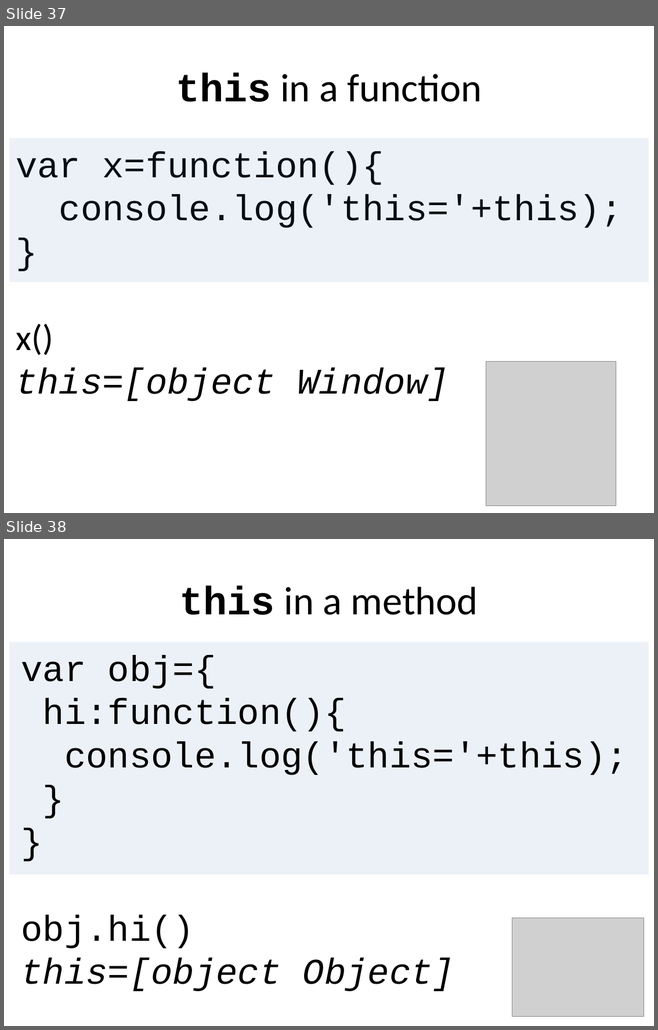
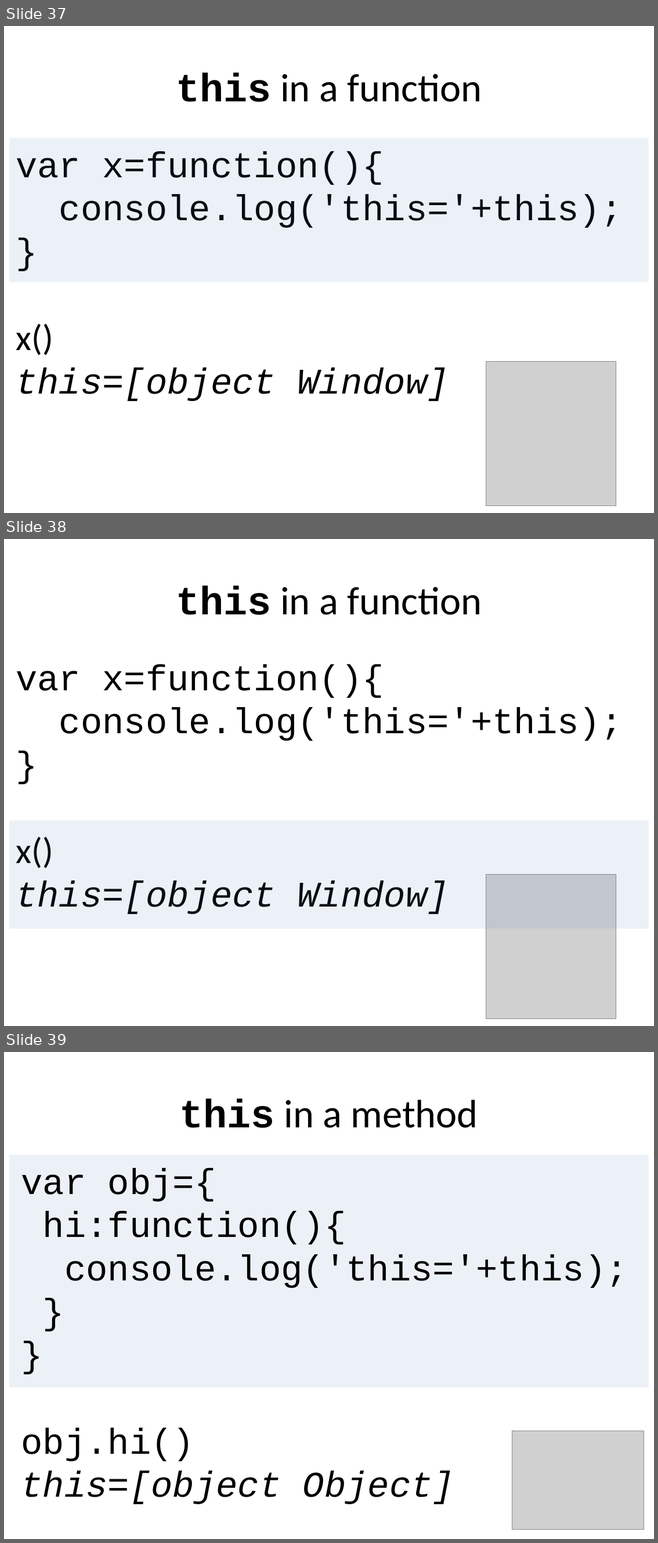
Before and after one commit to benralexander/lv, a slide deck: myD3_latest_c.ppt. Shown one above the other, each under a label of ours: slides 37 and 38 before the commit, slides 37, 38 and 39 after it. The pictures are 658x1030 and 658x1543 pixels, drawn with LibreOffice and Linux fonts; fonts in the diff are those of the drawing; grey boxes stand for pictures. Boxes give left, top, right and bottom in pixels: in the first picture for what was removed or moved away, otherwise in the second. Text is boxed around its words. In the diff, an @@ line names an element or a change of style, - is before the commit and + after.

```diff
--- a/myD3_latest_c.ppt
+++ b/myD3_latest_c.ppt
@@ slide 38 added at [4,539,654,1026], background #FFFFFF @@
@@ title added at [176,586,481,615], 44 pt, text #000000 @@
+this in a function
@@ text added at [16,664,622,914], 40 pt, text #000000 @@
+var x=function(){
+console.log('this='+this);
+}
+x()
+this=[object Window]
@@ rectangle added at [9,820,648,929], fill #4F81BD at 10% opacity @@
@@ picture added at [486,875,616,1020] @@
@@ what was slide 38 is now slide 39 @@
```
Also in this commit, not shown: 10 slides changed, 2 other slides added, 4 other files.
